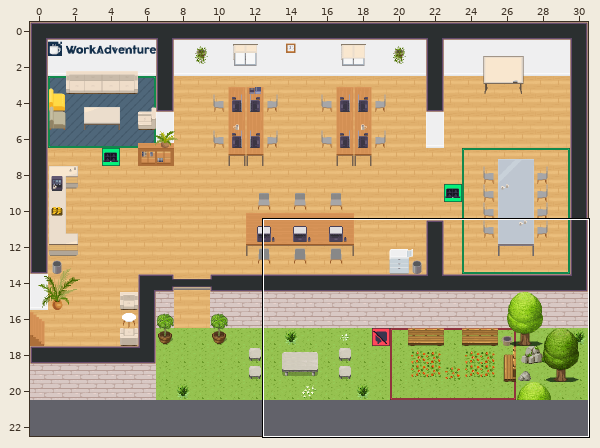
An edit to a level. Tiled map (JSON), office.tmj. Above, an overview of the earlier version with the close-up marked.
Close-up. Before the commit:
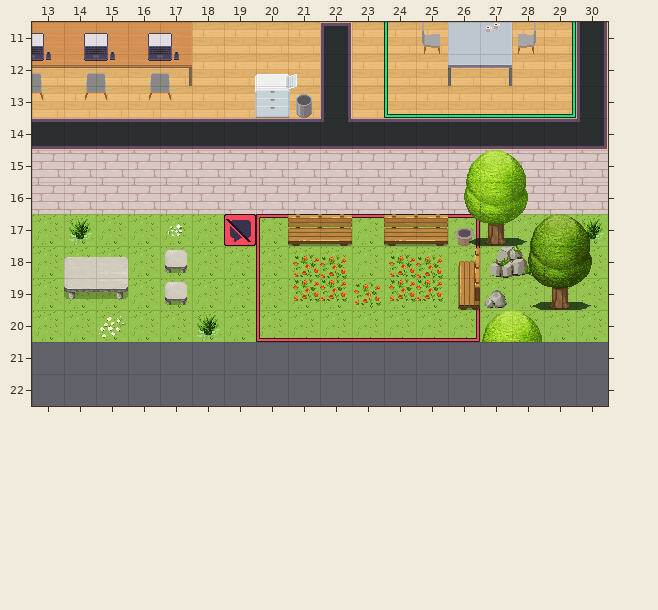
Cells are 32x32 px. Shown: x 13..30, y 11..22. The commit also changed other parts of the map, which this record leaves out. The old version is drawn lined up with the new one.
Now the later version:
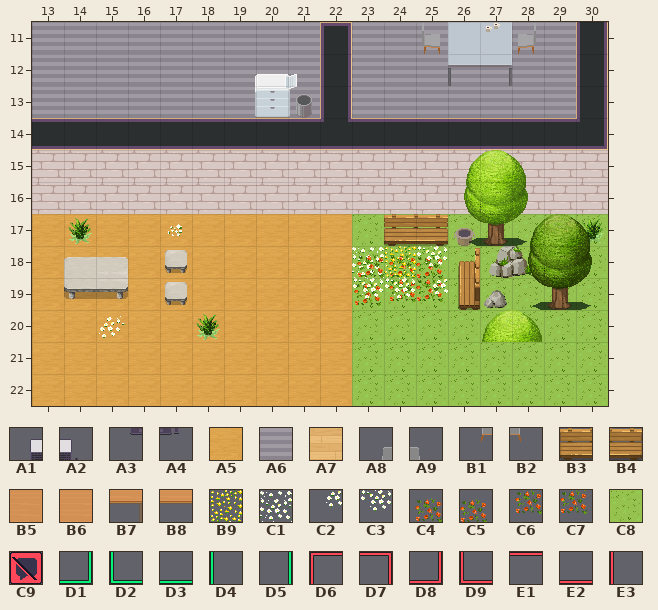
Key: from "Chunk 1": A1 18, A2 19, A3 20, A4 21, A5 63, A6 64, A7 70, A8 104, A9 105, B1 108, B2 109, B3 110, B4 111, B5 122, B6 124, B7 128, B8 130, B9 152, C1 153, C2 156, C3 157, C4 182, C5 183, C6 184, C7 185, C8 189, C9 191, D1 194, D2 195, D3 197, D4 198, D5 199, D6 200, D7 201, D8 202, D9 203, E1 204, E2 205, E3 206.
__ is an empty cell.
Tiles replaced or removed in this view: A1, A2, A3, A4, A7, A8, A9, B1, B2, B3, B4, B5, B6, B7, B8, C4, C5, C6, C7, C8, C9, D1, D2, D3, D4, D5, D6, D7, D8, D9, E1, E2, E3.
Change:
Changed rows in their new state; .. is an unchanged cell.
map size 31x21 -> 31x23 cells
Layer "floor/floor1":
first column x 13:
11 A6 A6 A6 A6 A6 A6 A6 A6 A6 .. A6 A6 A6 .. .. A6 A6
12 A6 A6 A6 A6 A6 A6 A6 A6 A6 .. A6 A6 A6 A6 A6 A6 A6
13 A6 A6 A6 A6 A6 A6 A6 .. A6 .. A6 A6 A6 A6 A6 A6 A6
first column x 13:
17 A5 A5 A5 A5 A5 A5 A5 A5 A5 A5 .. .. .. .. .. .. .. ..
18 A5 A5 A5 A5 A5 A5 A5 A5 A5 A5 .. .. .. .. .. .. .. ..
19 A5 A5 A5 A5 A5 A5 A5 A5 A5 A5 .. .. .. .. .. .. .. ..
20 A5 A5 A5 A5 A5 A5 A5 A5 A5 A5 .. .. .. .. .. .. .. ..
21 A5 A5 A5 A5 A5 A5 A5 A5 A5 A5 C8 C8 C8 C8 C8 C8 C8 C8
22 A5 A5 A5 A5 A5 A5 A5 A5 A5 A5 C8 C8 C8 C8 C8 C8 C8 C8
Layer "floor/floor2" (now hidden):
first column x 24:
11 __ .. .. .. .. __
12 __ .. .. .. .. __
13 __ __ __ __ __ __
first column x 19:
17 __ __ __ __ __ __ __ __
18 .. __ .. .. .. .. .. ..
19 .. __ .. .. .. .. .. ..
20 .. __ __ __ __ __ __ __
Layer "furniture/furniture1":
first column x 13:
11 __ __ __ __ __
12 __ __ __ __ __
first column x 21:
18 __ __
19 __ __
Layer "furniture/furniture2":
first column x 13:
12 __ __ __ __ __
13 __ __ __ __ __
first column x 21:
17 __ __ .. .. ..
18 .. .. C1 B9 C3
19 .. .. C3 C3 C2
Layer "furniture/furniture3":
first column x 13:
11 __ __ __ __ __
12 __ __ __ __ __
first column x 23:
18 C4
Where, in picture pixels (left, top, right, bottom), the same in both close-ups:
changed: (32, 22, 320, 118)
changed: (352, 22, 576, 118)
changed: (32, 214, 608, 406)
